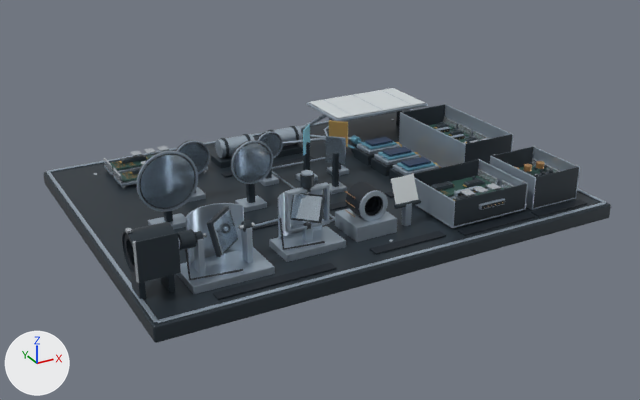
Two versions of the glTF model public/models/abi.glb, one commit apart.
Both versions are drawn from a 50 mm camera at (-8.86, -17.09, 8.12) aimed at (0.33, -0.38, -0.23). Arrows for +X, +Y and +Z are at lower left; the lights stay in place. The older version comes first. Where no turn or scale is listed for an object, it has been applied to the vertices. Vertices at exactly the same position are counted once.

The first picture shows 'Calibration — Machined satin aluminum', 'Controller — Machined satin aluminum', 'Power — Anodized chassis', 'Readout — Anodized chassis', 'Readout — Machined satin aluminum', 'ScanSystem — Anodized chassis', 'ScanSystem — Machined satin aluminum', 'Structure — Anodized chassis', 'Structure — Machined satin aluminum', 'Telescope — Anodized chassis', 'Telescope — Optical and connector recess', 'Telescope — Reflective optical surface', 'Thermal — Radiator coating' and 43 more.
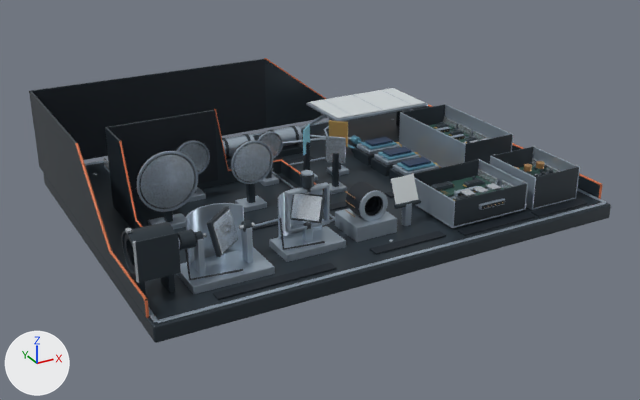
Commit message: Blender round 1: ABI v9 and TIRS-2 v8 drawn as cutaways of closed instruments

Where the newer file only moved an object's origin or applied its transform, the numbers keep the older frame.

Where the change shows, as pixel boxes (x1, y1, x2, y2) in the pictures (640 x 400 px):
'Structure — Anodized chassis', reshaped (22% taller): before (44, 110, 611, 343); after (29, 59, 611, 343)
'Structure — Optical and connector recess', added (black): after (33, 60, 266, 159)
'Telescope — Optical and connector recess', reshaped (mostly hidden before): before (252, 218, 278, 231); after (108, 111, 278, 231)
'Telescope — Anodized chassis', reshaped (52% wider, 30% taller): before (137, 131, 281, 222); after (105, 110, 324, 229)
'Structure — Cutaway section edge', added: after (75, 58, 603, 318)
'Telescope — Cutaway section edge.001', added: after (119, 109, 324, 227)
part 1 of me_open_instrument_bench, added: after (29, 59, 600, 316)
part 2 of me_telescope_mirror_support_1, added: after (105, 110, 239, 229)
part 3 of me_telescope_mirror_support_1, added: after (273, 161, 324, 195)
part 4 of me_telescope_role_plate, added (black): after (108, 111, 218, 197)

The change in detail:
Material 'Cutaway section edge.001' (mat_cutaway_section_edge_001) is new.
Its base color is (0.62, 0.17, 0.07) (orange #ce734b).
Its metallic is 0.1.
Material 'Cutaway section edge' (mat_cutaway_section_edge) is new.
Its base color is (0.62, 0.17, 0.07) (orange #ce734b).
Its metallic is 0.1.
me_open_instrument_bench is used by ob_structure___anodized_chassis; location (0.35, -0.1, -0.19).
me_open_instrument_bench had 56 vertices, 108 faces and spanned x -5.4..5.4, y -4.1..4.1, z -0.18..0.18.
me_open_instrument_bench now has 84 vertices, 160 faces and spans x -5.4..5.4, y -4.1..4.46, z -0.18..2.14.
me_open_instrument_bench part 1: a new loose piece of 28 vertices spanning x -5.4..5.4, y -3.74..4.46, z 0.17..2.14, in mat_anodized_chassis (dark blue #303a43).
me_telescope_mirror_support_1 is used by ob_telescope___anodized_chassis; location (-3.4, -0.45, 0.49).
me_telescope_mirror_support_1 had 1240 vertices, 2444 faces and spanned x -0.63..3.24, y -0.12..1.28, z -0.53..1.2.
me_telescope_mirror_support_1 now has 1284 vertices, 2520 faces and spans x -0.75..3.49, y -0.55..1.57, z -0.53..1.37.
me_telescope_mirror_support_1 part 2: a new loose piece of 22 vertices spanning x -0.75..3.14, y -0.55..1.57, z -0.51..1.37, in mat_anodized_chassis (dark blue #303a43).
me_telescope_mirror_support_1 part 3: a new loose piece of 14 vertices spanning x 3.26..3.49, y -0.55..1.57, z -0.51..-0.19, in mat_anodized_chassis (dark blue #303a43).
Other edits to the shape of me_telescope_mirror_support_1 do not show in these pictures.
me_telescope_role_plate is used by ob_telescope___optical_and_connector_recess; location (-2.4, -1.43, 0.0).
me_telescope_role_plate had 24 vertices, 44 faces and spanned x -1.25..1.25, y -0.12..0.12, z -0.02..0.02.
me_telescope_role_plate now has 32 vertices, 56 faces and spans x -1.72..1.25, y -0.13..2.51, z -0.02..1.83.
me_telescope_role_plate part 4: a new loose piece, a box spanning x -1.72..0.78, y 2.5..2.512, z 0.127..1.827, in mat_optical_and_connector_recess (black #121d27).
Other edits to the shape of me_telescope_role_plate do not show in these pictures.
Mesh me_telescope_housing_section_edge is new.
It has 48 vertices, 60 faces and spans x -4.16..0.1, y -1.0..1.12, z 0.29..1.87.
It uses material mat_cutaway_section_edge_001 (orange #ce734b).
Mesh me_housing_stray_light_lining__far_wall is new.
It has 16 vertices, 24 faces and spans x -3.11..3.11, y -4.21..0.01, z -0.95..0.95.
It uses material mat_optical_and_connector_recess (black #121d27).
Mesh me_cutaway_section_edge__back is new.
It has 72 vertices, 84 faces and spans x -5.06..5.76, y -3.86..4.37, z -0.02..1.98.
It uses material mat_cutaway_section_edge (orange #ce734b).
Object 'Telescope — Cutaway section edge.001' (ob_telescope___cutaway_section_edge_001) is new; it shows me_telescope_housing_section_edge.
Its location is (0.0, 0.0, 0.0).
Object 'Structure — Optical and connector recess' (ob_structure___optical_and_connector_recess) is new; it shows me_housing_stray_light_lining__far_wall.
Its location is (-1.92, 4.31, 0.97).
Object 'Structure — Cutaway section edge' (ob_structure___cutaway_section_edge) is new; it shows me_cutaway_section_edge__back.
Its location is (0.0, 0.0, 0.0).
